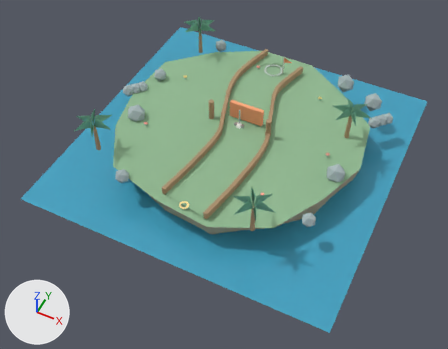
The glTF model ui/3d/minigolf/course-11.glb, before and after one commit.
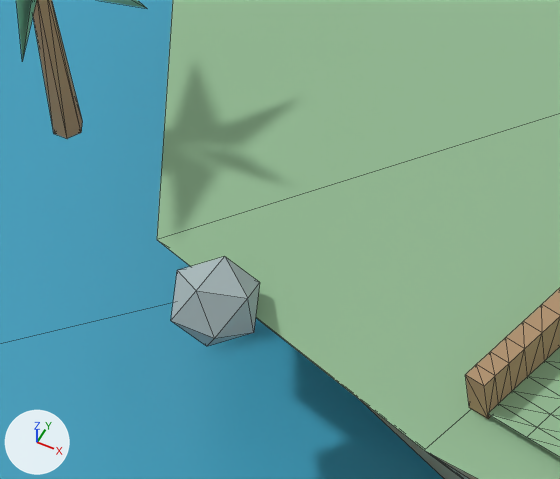
The first picture shows the older version from a 50 mm camera at (7.36, -16.05, 16.89) aimed at (0.13, -1.6, -1.18). The close-ups show the older and then the newer version on the part from 20% to 39% of the width and 37% to 59% of the height of that picture. Only the edits that show in the close-ups are written down. The axes (+X, +Y, +Z) are drawn at lower left. The lights are the same throughout. The close-ups show mesh edges as thin lines. Where no turn or scale is listed for an object, it has been applied to the vertices.

The scene before the commit, as lines of its bpy script (objects in view):
```python
me_faceted_rock_mesh_085 = bpy.data.meshes.new('faceted-rock-mesh.085')
me_faceted_rock_mesh_085.from_pydata(...)  # an icosphere of 20 faces spanning x -2.838..-2.362, y -4.588..-4.112, z -0.118..0.358
me_faceted_rock_mesh_085.materials.append(mat_minigolf_rock_coast)  # grey #a8b8ba
me_rail_left_mesh_010 = bpy.data.meshes.new('rail-left-mesh.010')
me_rail_left_mesh_010.from_pydata(...)  # 244 vertices, 484 faces; spans x -1.42..-0.4, y -4.3..4.69, z -0.05..0.24
me_rail_left_mesh_010.materials.append(mat_minigolf_wood_coast)  # brown #af906c
me_surface_grass_mesh_010 = bpy.data.meshes.new('surface-grass-mesh.010')
me_surface_grass_mesh_010.from_pydata(...)  # 421 vertices, 692 faces; spans x -1.28..1.32, y -4.6..4.65, z 0.0
me_surface_grass_mesh_010.materials.append(mat_minigolf_grass_coast)  # greyish green #90b890
ob_faceted_rock_085 = bpy.data.objects.new('faceted-rock.085', me_faceted_rock_mesh_085)
ob_faceted_rock_085.location = (0.0, 0.0, 0.0)
ob_rail_left = bpy.data.objects.new('rail-left', me_rail_left_mesh_010)
ob_rail_left.location = (0.0, 0.0, 0.0)
ob_surface_grass = bpy.data.objects.new('surface-grass', me_surface_grass_mesh_010)
ob_surface_grass.location = (0.0, 0.0, 0.0)
# also in view: 'palm-trunk.020' at (-4.25, -3.45, 0.56); 'palm-frond.125' at (-4.05, -3.79, 1.32); 'island-rock-plinth.010' at (0.04, 0.04, -0.61); 'island-turf-edge.010' at (0.04, 0.04, -0.04); 'water-plane.010' at (0.0, 0.0, -1.15)
```
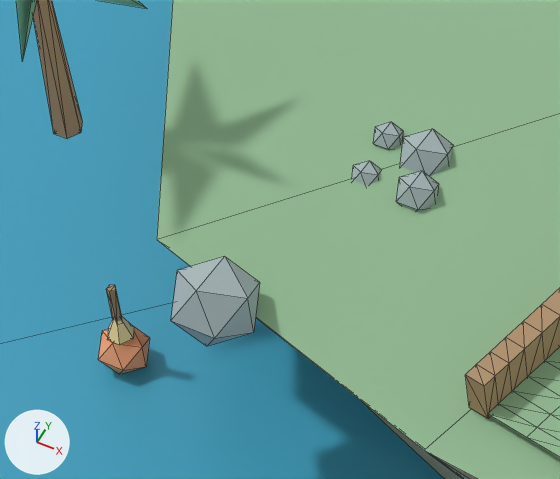
Pixel boxes [x1, y1, x2, y2] of what changed, in the close-ups (560 x 479 px):
'deco-pebble.170', added: after [400, 129, 453, 176]
'deco-buoy.018', added (orange): after [98, 325, 150, 374]
'deco-pebble.169', added: after [396, 171, 439, 211]
'deco-pebble.171', added: after [373, 122, 403, 150]
'deco-buoy-cap.018', added (yellow): after [107, 317, 134, 345]
'deco-pebble.168', added: after [352, 161, 380, 186]
'deco-buoy-post.018', added: after [106, 285, 122, 323]

The edits, one by one:
Mesh me_deco_pebble_mesh_171 is new.
It is an icosphere of 20 faces spanning x -2.533..-2.363, y -2.802..-2.631, z -0.055..0.115.
It uses material mat_minigolf_rock_coast (grey #a8b8ba).
Mesh me_deco_pebble_mesh_170 is new.
It is an icosphere of 20 faces spanning x -2.329..-2.023, y -2.882..-2.575, z -0.153..0.153.
It uses material mat_minigolf_rock_coast (grey #a8b8ba).
Mesh me_deco_pebble_mesh_169 is new.
It is an icosphere of 20 faces spanning x -2.176..-1.938, y -3.147..-2.909, z -0.089..0.149.
It uses material mat_minigolf_rock_coast (grey #a8b8ba).
Mesh me_deco_pebble_mesh_168 is new.
It is an icosphere of 20 faces spanning x -2.498..-2.328, y -3.111..-2.941, z -0.085..0.085.
It uses material mat_minigolf_rock_coast (grey #a8b8ba).
Mesh me_deco_buoy_mesh_018 is new.
It is an icosphere of 20 faces spanning x -3.707..-3.418, y -4.269..-3.98, z -1.165..-0.875.
It uses material mat_minigolf_accent_coast (orange #faa676).
Mesh me_deco_buoy_post_mesh_018 is new.
It is a 5-sided cylinder along z spanning x -3.587..-3.532, y -4.153..-4.096, z -0.77..-0.47.
It uses material mat_minigolf_wood_coast (brown #af906c).
Mesh me_deco_buoy_cap_mesh_018 is new.
It is a 6-sided cone pointing to +z spanning x -3.652..-3.472, y -4.203..-4.047, z -0.88..-0.68.
It uses material mat_minigolf_light_coast (yellow #ffe5a0).
Object 'deco-pebble.171' (ob_deco_pebble_171) is new; it shows me_deco_pebble_mesh_171.
Its location is (0.0, 0.0, 0.0).
Object 'deco-pebble.170' (ob_deco_pebble_170) is new; it shows me_deco_pebble_mesh_170.
Its location is (0.0, 0.0, 0.0).
Object 'deco-pebble.169' (ob_deco_pebble_169) is new; it shows me_deco_pebble_mesh_169.
Its location is (0.0, 0.0, 0.0).
Object 'deco-pebble.168' (ob_deco_pebble_168) is new; it shows me_deco_pebble_mesh_168.
Its location is (0.0, 0.0, 0.0).
Object 'deco-buoy.018' (ob_deco_buoy_018) is new; it shows me_deco_buoy_mesh_018.
Its location is (0.0, 0.0, 0.0).
Object 'deco-buoy-post.018' (ob_deco_buoy_post_018) is new; it shows me_deco_buoy_post_mesh_018.
Its location is (0.0, 0.0, 0.0).
Object 'deco-buoy-cap.018' (ob_deco_buoy_cap_018) is new; it shows me_deco_buoy_cap_mesh_018.
Its location is (0.0, 0.0, 0.0).
